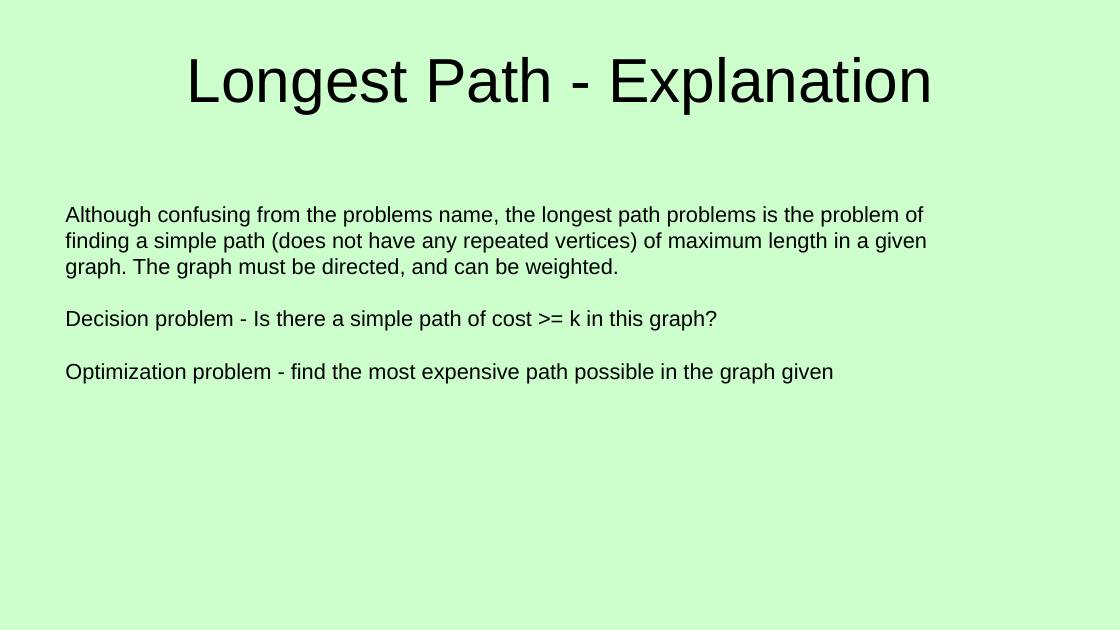
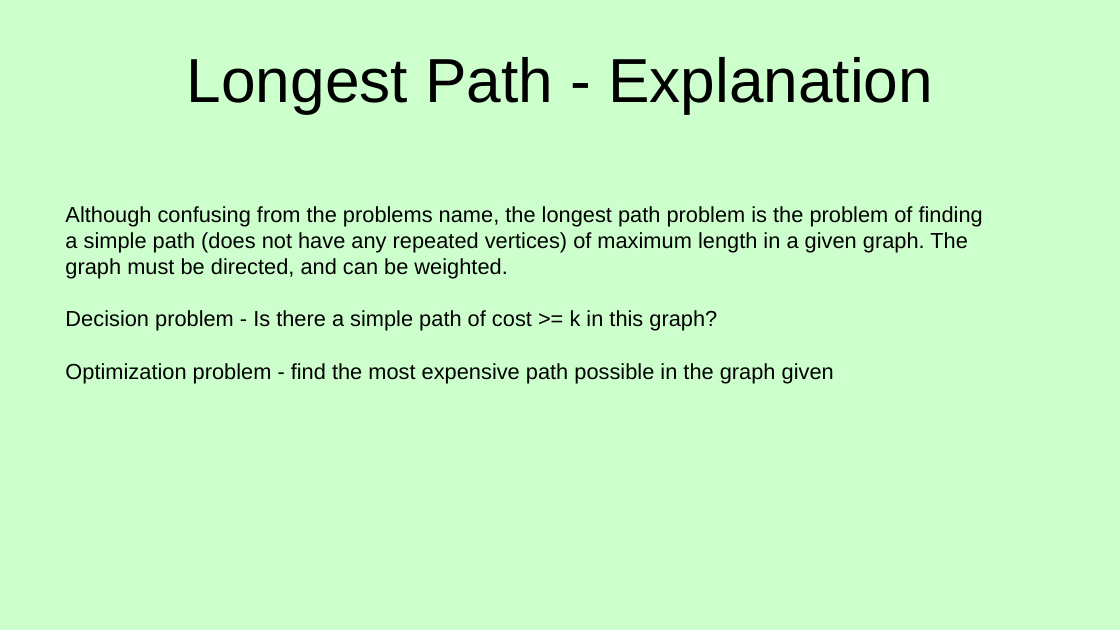
Before and after one commit to tbanks582/cs412_final, a slide deck: slide 2 of presentation/Longest Path Presentation.pptx. Drawn at 1120x630 pixels with LibreOffice and Linux fonts; fonts in the diff are those of the drawing. Boxes give left, top, right and bottom in pixels: in the first picture for what was removed or moved away, otherwise in the second. Text is boxed around its words. In the diff, an @@ line names an element or a change of style, - is before the commit and + after.

```diff
--- a/presentation/Longest Path Presentation.pptx
+++ b/presentation/Longest Path Presentation.pptx
@@ text at (x1=65, y1=206, x2=983, y2=279): text changed @@
-Although confusing from the problems name, the longest path problems is the problem of finding a simple path (does not have any repeated vertices) of maximum length in a given graph. The graph must be directed, and can be weighted.
+Although confusing from the problems name, the longest path problem is the problem of finding a simple path (does not have any repeated vertices) of maximum length in a given graph. The graph must be directed, and can be weighted.
```
Also in this commit, not shown: 2 other slides changed, 1 slide added, 1 other file.
